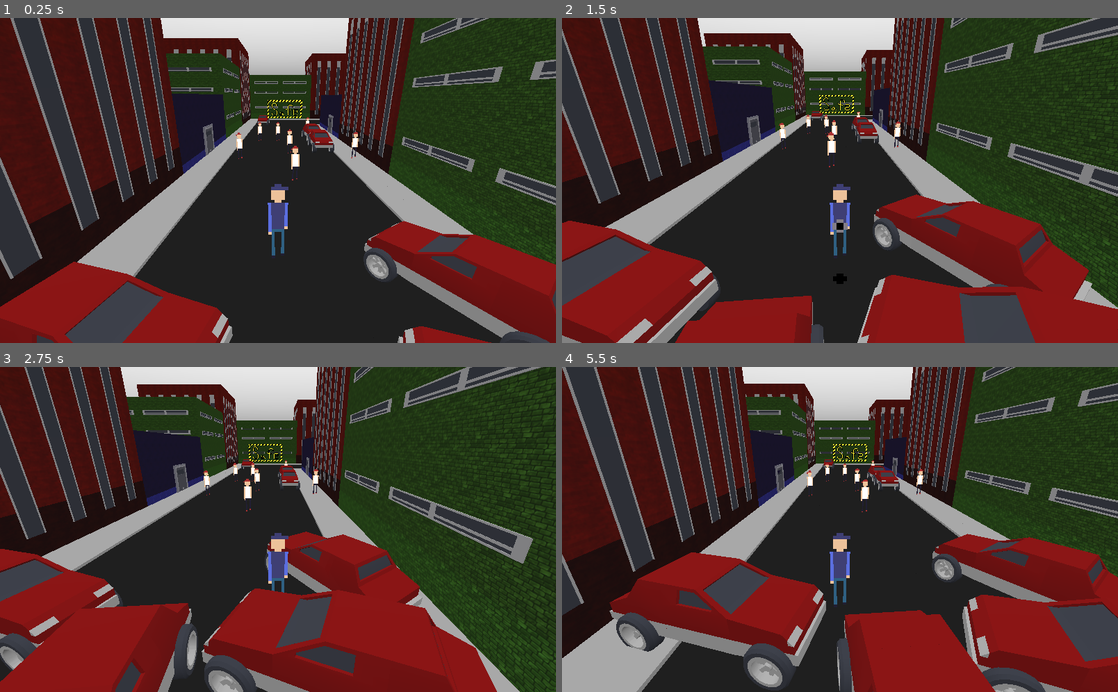
Above: before the commit, frames 1-4 (two rows, left to right).
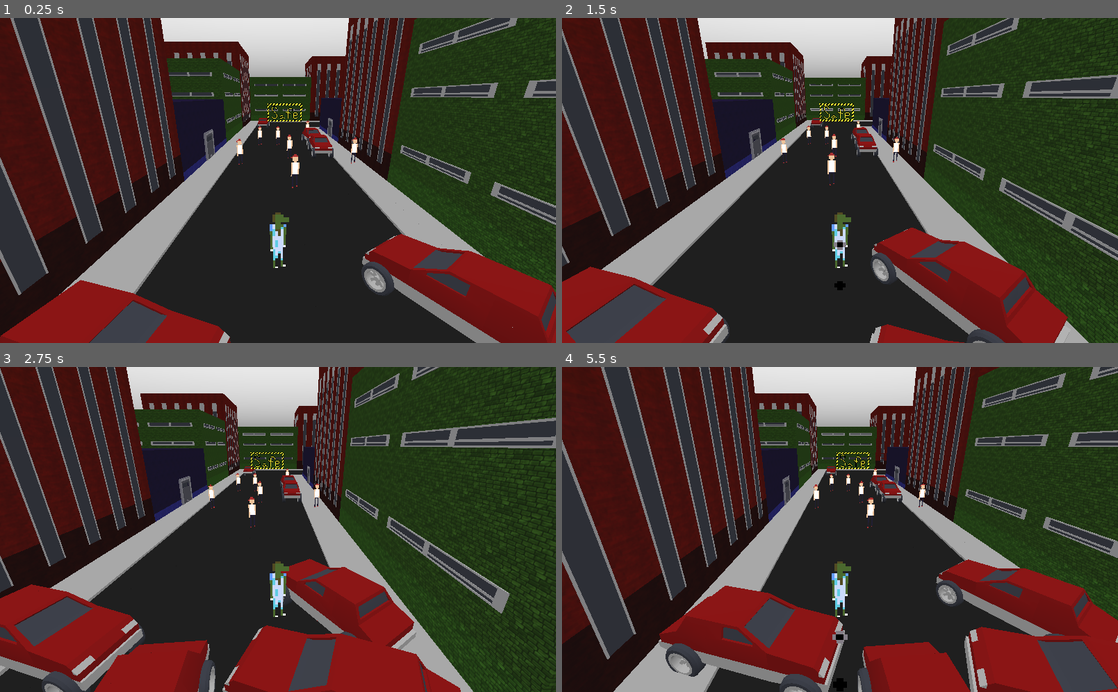
Above: after the commit, the same moments.

Repository: CloneDeath/ChronometryDreadforce
Game: Godot game, scene res://Main.tscn
The game is run twice, just before and just after one commit, with the same random seed, the same clock (stepped at 60 frames per second) and the same inputs.
Inputs:
- Up to frame 1 (0.25 s): no input
- Up to frame 2 (1.5 s): hold D (move_right) 0.53-1.28 s; tap Space (shoot) at 0.6, 1.35 s; hold S (move_down) from 1.28 s (still down)
- Up to frame 3 (2.75 s): release S (move_down) at 2.03 s; hold D (move_right) from 2.03 s (still down); tap Space (shoot) at 2.1 s
- Up to frame 4 (5.5 s): release D (move_right) at 2.78 s; hold W (move_up) 2.78-3.53 s; tap Space (shoot) every 0.75 s from 2.85 to 5.1 s; hold A (move_left) 3.53-5.03 s; hold S (move_down) from 5.03 s (still down)

The runs differ from the first frame. In frame 1, 24% of the frame differs, in the area x 0-100%, y 0-100%; in frame 2, 44%; in frame 3, 52%; in frame 4, 63%.

Commit message:
Added raptorsapien as a playable character

Diff:
--- a/Main.tscn
+++ b/Main.tscn
@@ -1,18 +1,17 @@
 [gd_scene load_steps=3 format=2]
 
-[ext_resource path="res://Player/Player.tscn" type="PackedScene" id=1]
-[ext_resource path="res://Levels/Level01.tscn" type="PackedScene" id=2]
+[ext_resource path="res://Levels/Level01.tscn" type="PackedScene" id=1]
+[ext_resource path="res://Player/Raptorsapien/Raptorsapien.tscn" type="PackedScene" id=2]
 
 [node name="Main" type="Spatial"]
 
-[node name="Player" parent="." instance=ExtResource( 1 )]
-editor/display_folded = true
-transform = Transform( 1, 0, 0, 0, 1, 0, 0, 0, 1, 6, 1.18493, 9 )
+[node name="BaseLevel" parent="." instance=ExtResource( 1 )]
 
-[node name="Camera2D" type="Camera" parent="Player"]
-transform = Transform( 1, 0, 0, 0, 0.939693, 0.34202, 0, -0.34202, 0.939693, 0, 4, 5 )
+[node name="Raptorsapien" parent="." instance=ExtResource( 2 )]
+transform = Transform( 1, 0, 0, 0, 1, 0, 0, 0, 1, 6, 0.1, 8 )
+
+[node name="Camera2D" type="Camera" parent="Raptorsapien"]
+transform = Transform( 1, 0, 0, 0, 0.939693, 0.34202, 0, -0.34202, 0.939693, 0, 5.185, 6 )
 current = true
 size = 15.0
 near = 0.01
-
-[node name="BaseLevel" parent="." instance=ExtResource( 2 )]
--- /dev/null
+++ b/Player/Raptorsapien/Raptorsapien.tscn
@@ -0,0 +1,9 @@
+[gd_scene load_steps=3 format=2]
+
+[ext_resource path="res://Player/Player.tscn" type="PackedScene" id=1]
+[ext_resource path="res://Player/Raptorsapien/Raptorsapien.png" type="Texture" id=2]
+
+[node name="Raptorsapien" index="0" instance=ExtResource( 1 )]
+
+[node name="Sprite" parent="." index="0"]
+texture = ExtResource( 2 )
Binary file removed: Player/Raptorsapien.aseprite
Binary file added: Player/Raptorsapien/Raptorsapien.aseprite
Binary file added: Player/Raptorsapien/Raptorsapien.png
Not shown, added: Player/Raptorsapien/Raptorsapien.png.import
